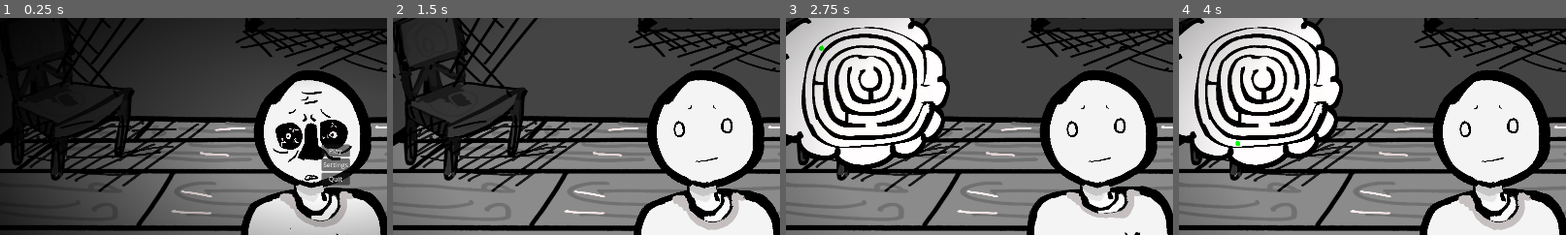
Above: before the commit, frames 1-4 (left to right).
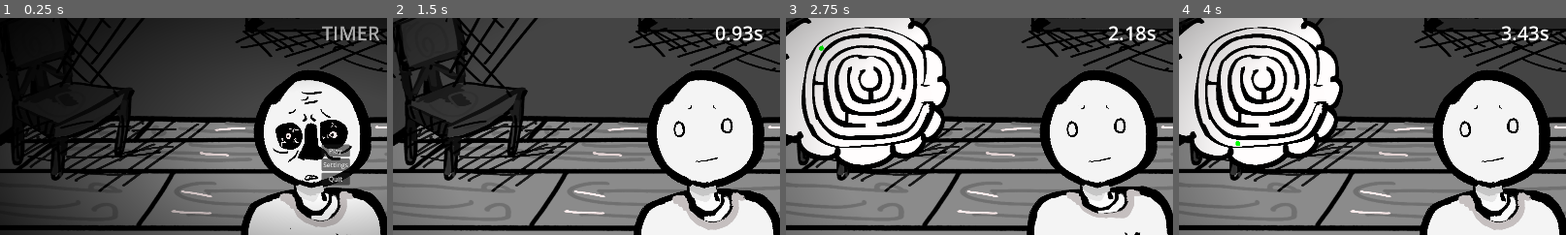
Above: after the commit, the same moments.

Repository: alilley96/gwj-097-imminent-doom
Game: Godot game, scene res://main/game.tscn
Two runs of this game, one before a commit and one after it. Both use one fixed random seed, a clock stepped at 60 frames per second and the inputs below.
Inputs (mouse positions are % of the whole screen's width and height, from its top left):
- Up to frame 1 (0.25 s): no input
- Up to frame 2 (1.5 s): click "Play" at 0.5 s; move the mouse to (72, 45) at 1.27 s; hold Mouse wheel down (rotate_clockwise) from 1.28 s (still down)
- Up to frame 3 (2.75 s): move the mouse to (30, 55) at 2.02 s; release Mouse wheel down (rotate_clockwise) at 2.03 s; tap Mouse wheel up (rotate_counter_clockwise) at 2.1 s
- Up to frame 4 (4 s): move the mouse to (60, 28) at 2.77 s; hold Mouse wheel down (rotate_clockwise) 2.78-3.53 s; move the mouse to (45, 70) at 3.52 s; tap Mouse wheel up (rotate_counter_clockwise) at 3.6 s
The pictures show only the part of the screen within x 9-58%, y 21-71%; the shares and areas given below are measured in that part.

The runs differ from the first frame. In frame 1, 0.5% of the frame differs, in the area x 83-98%, y 3-11%; in frame 2, 0.4%; in frame 3, 0.4%; in frame 4, 0.4%.

Commit message:
shitty little timer

Diff:
--- a/main/game.tscn
+++ b/main/game.tscn
@@ -27,13 +27,17 @@
 shader_parameter/inner_radius = 0.25
 shader_parameter/outer_radius = 1.0
 
-[node name="Game" type="Node2D" unique_id=2020320118 node_paths=PackedStringArray("input_controller", "spiral_controller", "ui_controller", "effects_controller", "player")]
+[sub_resource type="LabelSettings" id="LabelSettings_4u4fy"]
+font_size = 48
+
+[node name="Game" type="Node2D" unique_id=2020320118 node_paths=PackedStringArray("input_controller", "spiral_controller", "ui_controller", "effects_controller", "player", "timer_label")]
 script = ExtResource("1_63c7r")
 input_controller = NodePath("InputController")
 spiral_controller = NodePath("SpiralController")
 ui_controller = NodePath("Ui")
 effects_controller = NodePath("EffectsController")
 player = NodePath("Player")
+timer_label = NodePath("TimerLabel")
 metadata/_custom_type_script = "uid://cjj4pg2rc7q6r"
 
 [node name="Ui" parent="." unique_id=2001136355 instance=ExtResource("2_jc0vi")]
@@ -89,3 +93,13 @@
 grow_horizontal = 2
 grow_vertical = 2
 mouse_filter = 2
+
+[node name="TimerLabel" type="Label" parent="." unique_id=1408114123]
+offset_left = 1.0
+offset_top = -310.0
+offset_right = 250.0
+offset_bottom = 66.0
+size_flags_horizontal = 0
+text = "TIMER"
+label_settings = SubResource("LabelSettings_4u4fy")
+metadata/_edit_use_anchors_ = true
--- a/main/game_controller.gd
+++ b/main/game_controller.gd
@@ -8,12 +8,14 @@
 @export var ui_controller: UIController
 @export var effects_controller: EffectsController
 @export var player: Player
+@export var timer_label: Label
 
 
 # Private Variables ----------------------------------------------------------------
 
 var _game_over: bool = true
 var _game_paused: bool = true
+var _game_timer: float = 0.0
 
 
 # Lifecycle Functions ----------------------------------------------------------------
@@ -42,6 +44,9 @@
 	spiral_controller.tick(delta)
 	effects_controller.tick(delta)
 
+	_game_timer += delta
+	timer_label.text = String.num(_game_timer, 2) + "s"
+
 
 # Private functions ----------------------------------------------------------------
 
@@ -52,6 +57,8 @@
 	ui_controller.disable()
 	spiral_controller.spiral_spawn_timer.start()
 	spiral_controller.spiral_spawn_timer.paused = false
+
+	_game_timer = 0.0
 
 
 func _quit() -> void:
